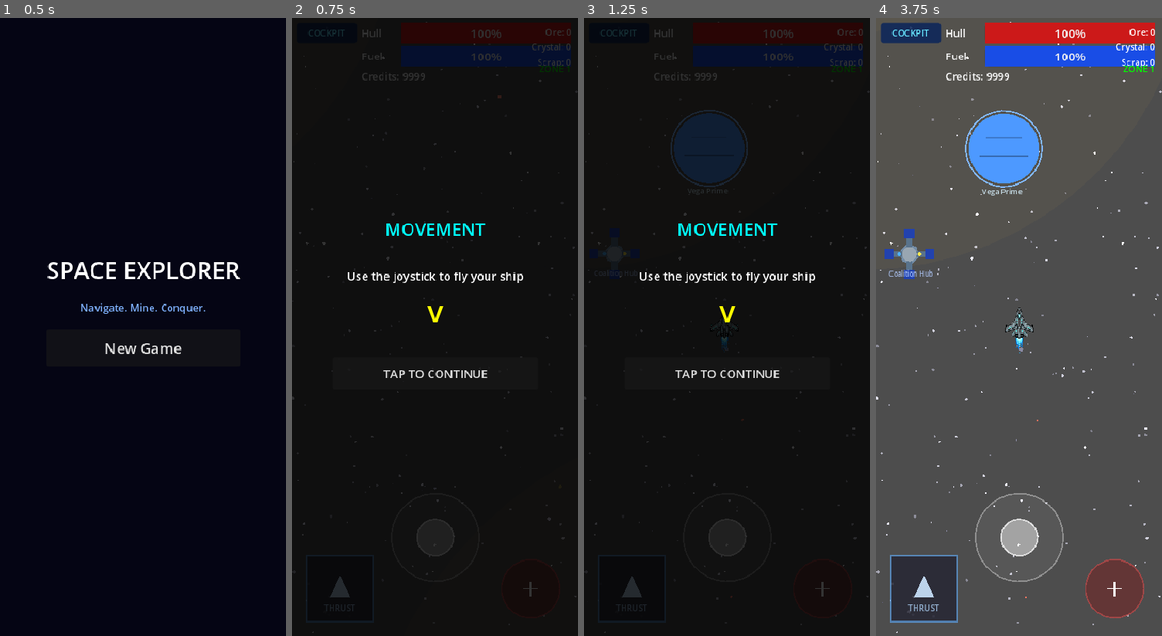
Above: before the commit, frames 1-4 (left to right).
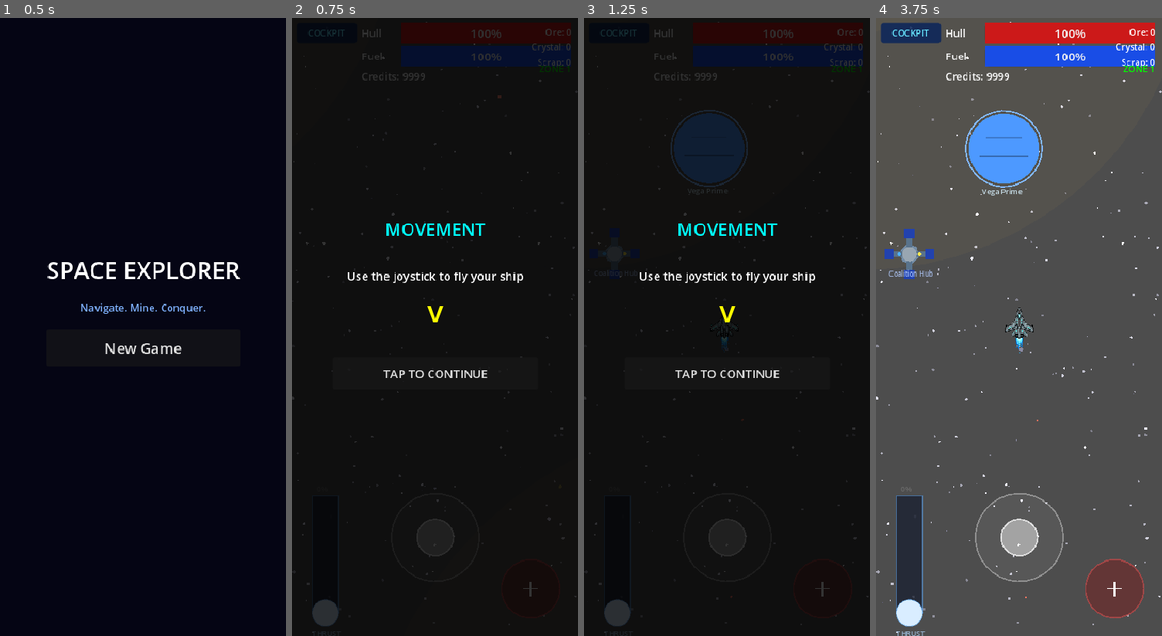
Above: after the commit, the same moments.

Repository: ichizh8/space-game-rt
Game: Godot game, scene res://scenes/main_menu.tscn
The game is run twice, just before and just after one commit, with the same random seed, the same clock (stepped at 60 frames per second) and the same inputs.
Inputs:
- Up to frame 1 (0.5 s): no input
- Up to frame 2 (0.75 s): click "New Game" at 0.5 s
- Up to frame 3 (1.25 s): no input
- Up to frame 4 (3.75 s): click "TAP TO CONTINUE" at 1.25 s; click "TAP TO CONTINUE" at 2 s; click "COCKPIT" at 2.75 s; click "GOT IT" at 3.5 s

Frame 1 is identical in both runs. In frame 2, 0.4% of the frame differs, in the area x 5-22%, y 86-100%; in frame 3, 0.4%; in frame 4, 3.0%, in the area x 4-29%, y 75-100%.

Commit message:
v98: vertical throttle slider

Diff:
--- a/scripts/hud.gd
+++ b/scripts/hud.gd
@@ -4,9 +4,7 @@
 var _fire_button: Control
 var _fire_pressed := false
 var _fire_debounce: float = 0.0
-var _thrust_button: Control
-var _thrust_active := false
-var _thrust_debounce: float = 0.0
+var _throttle_slider: Control
 
 
 # Action popup
@@ -126,20 +124,19 @@
 	_fire_button = fire_btn
 	add_child(_fire_button)
 
-	# Thrust button (bottom-left) — hold to thrust
-	var thrust_btn := Control.new()
-	thrust_btn.set_script(load("res://scripts/thrust_button.gd") as Script)
-	thrust_btn.anchor_left = 0.0
-	thrust_btn.anchor_right = 0.0
-	thrust_btn.anchor_top = 1.0
-	thrust_btn.anchor_bottom = 1.0
-	thrust_btn.offset_left = 20
-	thrust_btn.offset_right = 110
-	thrust_btn.offset_top = -110
-	thrust_btn.offset_bottom = -20
-	thrust_btn.mouse_filter = Control.MOUSE_FILTER_IGNORE
-	_thrust_button = thrust_btn
-	add_child(_thrust_button)
+	# Throttle slider (bottom-left)
+	var throttle := Control.new()
+	throttle.set_script(load("res://scripts/throttle_slider.gd") as Script)
+	throttle.anchor_left = 0.0
+	throttle.anchor_right = 0.0
+	throttle.anchor_top = 1.0
+	throttle.anchor_bottom = 1.0
+	throttle.offset_left = 15.0
+	throttle.offset_right = 75.0
+	throttle.offset_top = -220.0
+	throttle.offset_bottom = -40.0
+	_throttle_slider = throttle
+	add_child(_throttle_slider)
 
 	# Cockpit button (top-left)
 	var cockpit_btn := Button.new()
@@ -254,10 +251,10 @@
 	return Vector2.ZERO
 
 
-func is_thrusting() -> bool:
-	if is_instance_valid(_thrust_button) and _thrust_button.has_method("get_active"):
-		return _thrust_button.get_active()
-	return false
+func get_throttle() -> float:
+	if is_instance_valid(_throttle_slider) and _throttle_slider.has_method("get_throttle"):
+		return _throttle_slider.get_throttle()
+	return 0.0
 
 
 
--- a/scripts/ship.gd
+++ b/scripts/ship.gd
@@ -35,18 +35,18 @@
 	if abs(direction.x) > 0.1:
 		rotation += direction.x * ROTATION_SPEED * delta
 
-	# Thrust from dedicated button
-	var thrusting := false
-	if hud_node and hud_node.has_method("is_thrusting"):
-		thrusting = hud_node.is_thrusting()
+	# Thrust from throttle slider (0.0–1.0)
+	var throttle: float = 0.0
+	if hud_node and hud_node.has_method("get_throttle"):
+		throttle = hud_node.get_throttle()
 
-	if thrusting and GameState.fuel > 0:
+	if throttle > 0.01 and GameState.fuel > 0:
 		var forward := Vector2.UP.rotated(rotation)
 		var speed_cap: float = MAX_SPEED + GameState.player_speed_bonus
-		_velocity_smooth += forward * THRUST_FORCE * delta
+		_velocity_smooth += forward * THRUST_FORCE * throttle * delta
 		if _velocity_smooth.length() > speed_cap:
 			_velocity_smooth = _velocity_smooth.normalized() * speed_cap
-		var drain := FUEL_DRAIN_RATE * (1.0 - GameState.captain_fuel_efficiency)
+		var drain := FUEL_DRAIN_RATE * throttle * (1.0 - GameState.captain_fuel_efficiency)
 		GameState.use_fuel(drain * delta)
 
 	# Space drag (always)
--- /dev/null
+++ b/scripts/throttle_slider.gd
@@ -0,0 +1,80 @@
+extends Control
+
+# Emits current throttle value 0.0–1.0 whenever it changes
+signal throttle_changed(value: float)
+
+var _throttle: float = 0.0      # 0.0 = off, 1.0 = full
+var _touch_index: int = -1
+var _drag_start_y: float = 0.0
+var _drag_start_throttle: float = 0.0
+
+const TRACK_HEIGHT: float = 160.0   # drawable track height in px
+const TRACK_WIDTH: float = 36.0
+const KNOB_RADIUS: float = 18.0
+const COLOR_TRACK := Color(0.12, 0.14, 0.2, 0.85)
+const COLOR_FILL := Color(0.2, 0.65, 1.0, 0.9)
+const COLOR_KNOB := Color(0.85, 0.93, 1.0, 1.0)
+const COLOR_BORDER := Color(0.4, 0.7, 1.0, 0.5)
+
+func _ready() -> void:
+	mouse_filter = Control.MOUSE_FILTER_STOP
+	custom_minimum_size = Vector2(TRACK_WIDTH + 20.0, TRACK_HEIGHT + KNOB_RADIUS * 2.0 + 20.0)
+	queue_redraw()
+
+func get_throttle() -> float:
+	return _throttle
+
+func _gui_input(event: InputEvent) -> void:
+	if event is InputEventScreenTouch:
+		if event.pressed and _touch_index == -1:
+			_touch_index = event.index
+			_drag_start_y = event.position.y
+			_drag_start_throttle = _throttle
+		elif not event.pressed and event.index == _touch_index:
+			_touch_index = -1
+			# throttle stays at current value — do not reset
+	elif event is InputEventScreenDrag:
+		if event.index == _touch_index:
+			var delta_y: float = _drag_start_y - event.position.y  # up = positive
+			var delta_throttle: float = delta_y / TRACK_HEIGHT
+			_throttle = clamp(_drag_start_throttle + delta_throttle, 0.0, 1.0)
+			throttle_changed.emit(_throttle)
+			queue_redraw()
+	elif event is InputEventMouseButton:
+		if event.button_index == MOUSE_BUTTON_LEFT:
+			if event.pressed:
+				_drag_start_y = event.position.y
+				_drag_start_throttle = _throttle
+	elif event is InputEventMouseMotion:
+		if Input.is_mouse_button_pressed(MOUSE_BUTTON_LEFT):
+			var delta_y: float = _drag_start_y - event.position.y
+			var delta_throttle: float = delta_y / TRACK_HEIGHT
+			_throttle = clamp(_drag_start_throttle + delta_throttle, 0.0, 1.0)
+			throttle_changed.emit(_throttle)
+			queue_redraw()
+
+func _draw() -> void:
+	var cx: float = size.x * 0.5
+	var track_top: float = KNOB_RADIUS + 10.0
+	var track_bottom: float = track_top + TRACK_HEIGHT
+
+	# Track background
+	draw_rect(Rect2(cx - TRACK_WIDTH * 0.5, track_top, TRACK_WIDTH, TRACK_HEIGHT), COLOR_TRACK, true, -1.0)
+	draw_rect(Rect2(cx - TRACK_WIDTH * 0.5, track_top, TRACK_WIDTH, TRACK_HEIGHT), COLOR_BORDER, false, 1.5)
+
+	# Fill (bottom to knob)
+	var fill_height: float = TRACK_HEIGHT * _throttle
+	draw_rect(Rect2(cx - TRACK_WIDTH * 0.5, track_bottom - fill_height, TRACK_WIDTH, fill_height), COLOR_FILL, true, -1.0)
+
+	# Knob
+	var knob_y: float = track_bottom - TRACK_HEIGHT * _throttle
+	draw_circle(Vector2(cx, knob_y), KNOB_RADIUS, COLOR_KNOB)
+	draw_circle(Vector2(cx, knob_y), KNOB_RADIUS, COLOR_BORDER, false, 1.5)
+
+	# Label
+	var lbl_font := ThemeDB.fallback_font
+	draw_string(lbl_font, Vector2(cx - 18.0, track_bottom + KNOB_RADIUS + 14.0), "THRUST", HORIZONTAL_ALIGNMENT_LEFT, -1, 10, Color(0.7, 0.85, 1.0, 0.75))
+
+	# Throttle % indicator
+	var pct_str: String = str(int(_throttle * 100.0)) + "%"
+	draw_string(lbl_font, Vector2(cx - 12.0, track_top - 6.0), pct_str, HORIZONTAL_ALIGNMENT_LEFT, -1, 10, COLOR_FILL if _throttle > 0.0 else Color(0.5, 0.5, 0.5, 0.6))
--- a/scripts/thrust_button.gd
+++ /dev/null
@@ -1,53 +0,0 @@
-extends Control
-
-signal thrust_changed(active: bool)
-
-var _is_active := false
-var _touch_index := -1
-
-const BTN_COLOR_INACTIVE := Color(0.15, 0.15, 0.2, 0.85)
-const BTN_COLOR_ACTIVE := Color(0.2, 0.65, 1.0, 0.95)
-const LABEL_COLOR := Color(0.8, 0.9, 1.0, 1.0)
-
-func _ready() -> void:
-	mouse_filter = Control.MOUSE_FILTER_STOP
-	queue_redraw()
-
-func _gui_input(event: InputEvent) -> void:
-	if event is InputEventScreenTouch:
-		if event.pressed and _touch_index == -1:
-			_touch_index = event.index
-			_set_active(true)
-		elif not event.pressed and event.index == _touch_index:
-			_touch_index = -1
-			_set_active(false)
-	elif event is InputEventMouseButton:
-		if event.button_index == MOUSE_BUTTON_LEFT:
-			_set_active(event.pressed)
-
-func _set_active(val: bool) -> void:
-	if _is_active == val:
-		return
-	_is_active = val
-	thrust_changed.emit(_is_active)
-	queue_redraw()
-
-func get_active() -> bool:
-	return _is_active
-
-func _draw() -> void:
-	var r := Rect2(Vector2.ZERO, size)
-	var style_color := BTN_COLOR_ACTIVE if _is_active else BTN_COLOR_INACTIVE
-	draw_rect(r, style_color, true, -1.0)
-	draw_rect(r, Color(0.4, 0.7, 1.0, 0.6), false, 2.0)
-	# Triangle pointing up (thrust icon)
-	var cx := size.x * 0.5
-	var cy := size.y * 0.5
-	var tri := PackedVector2Array([
-		Vector2(cx, cy - 18),
-		Vector2(cx - 14, cy + 12),
-		Vector2(cx + 14, cy + 12)
-	])
-	draw_colored_polygon(tri, Color(0.8, 0.9, 1.0, 0.9))
-	var lbl_font := ThemeDB.fallback_font
-	draw_string(lbl_font, Vector2(cx - 22, cy + 30), "THRUST", HORIZONTAL_ALIGNMENT_LEFT, -1, 11, Color(0.7, 0.85, 1.0, 0.8))
Not shown, added: scripts/throttle_slider.gd.uid
Not shown, changed: web-export/index.html
Not shown, changed: web-export/index.pck
